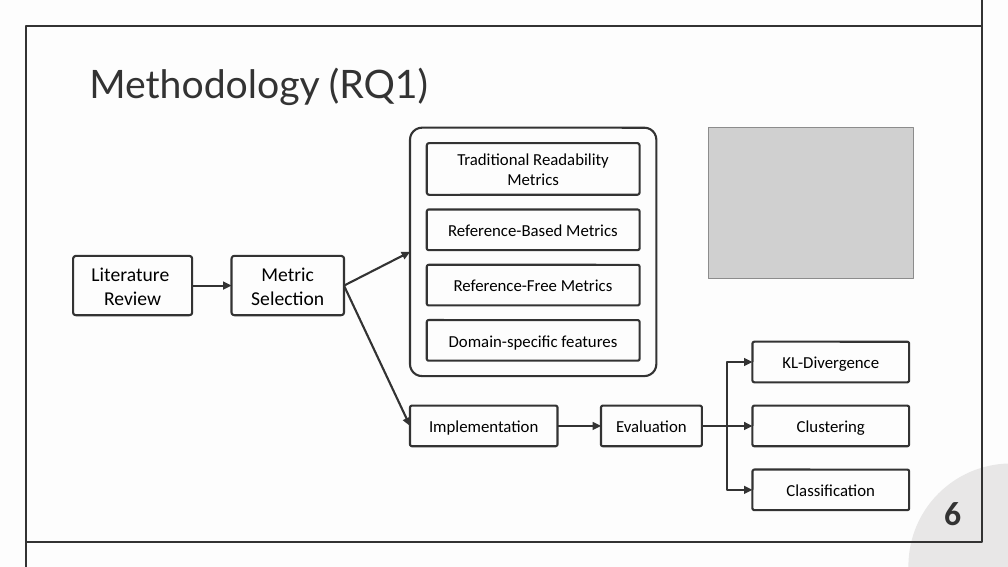
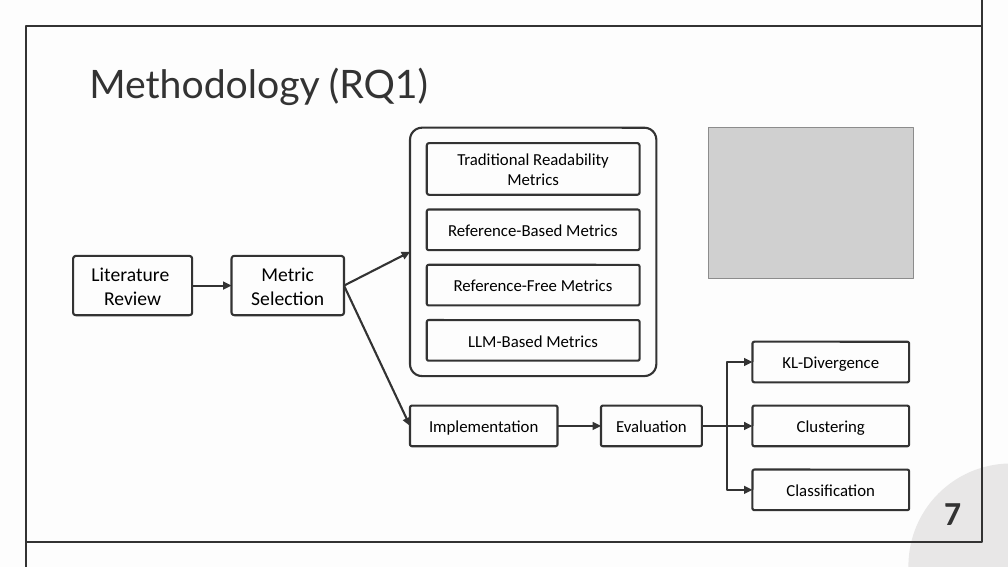
Before and after one commit to DanielFerreira011102/BLS, a slide deck: slide 7 of portfolio/static/documents/PDE_Final.pptx (slide 6 before the commit). Drawn at 1008x567 pixels with LibreOffice and Linux fonts; fonts in the diff are those of the drawing; grey boxes stand for pictures. Boxes give left, top, right and bottom in pixels: in the first picture for what was removed or moved away, otherwise in the second. Text is boxed around its words. In the diff, an @@ line names an element or a change of style, - is before the commit and + after.

```diff
--- a/portfolio/static/documents/PDE_Final.pptx
+++ b/portfolio/static/documents/PDE_Final.pptx
@@ text in rounded rectangle at box(468, 335, 598, 347): text changed @@
-Domain-specific features
+LLM-Based Metrics
@@ page number at box(944, 503, 961, 525): text changed @@
-6
+7
```
Also in this commit, not shown: 1 other slide changed, 1 slide added, 18 other files.
